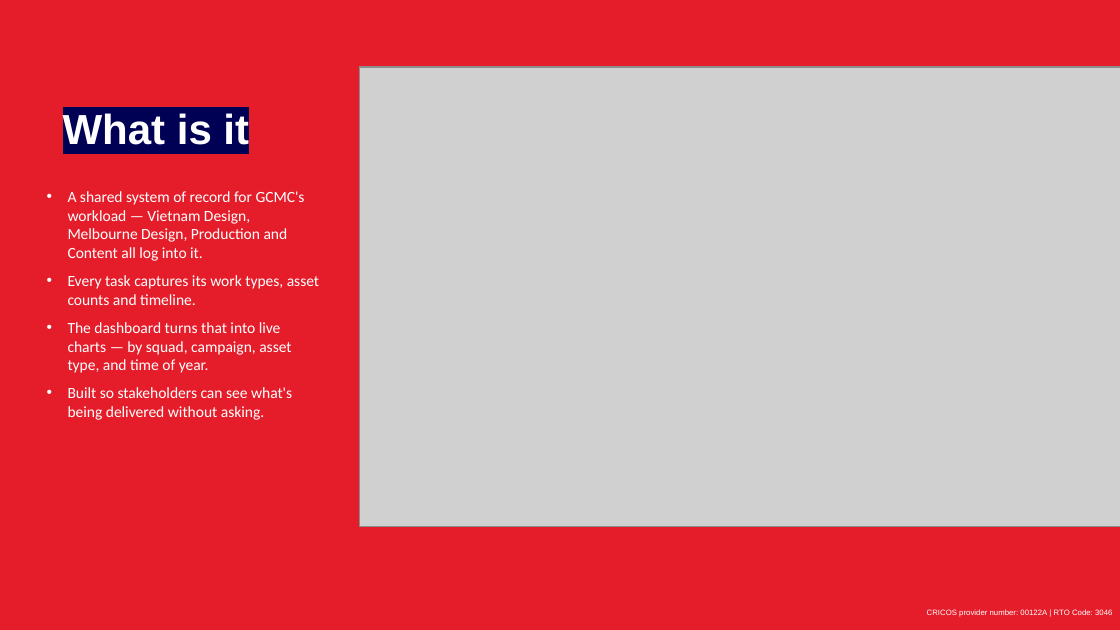
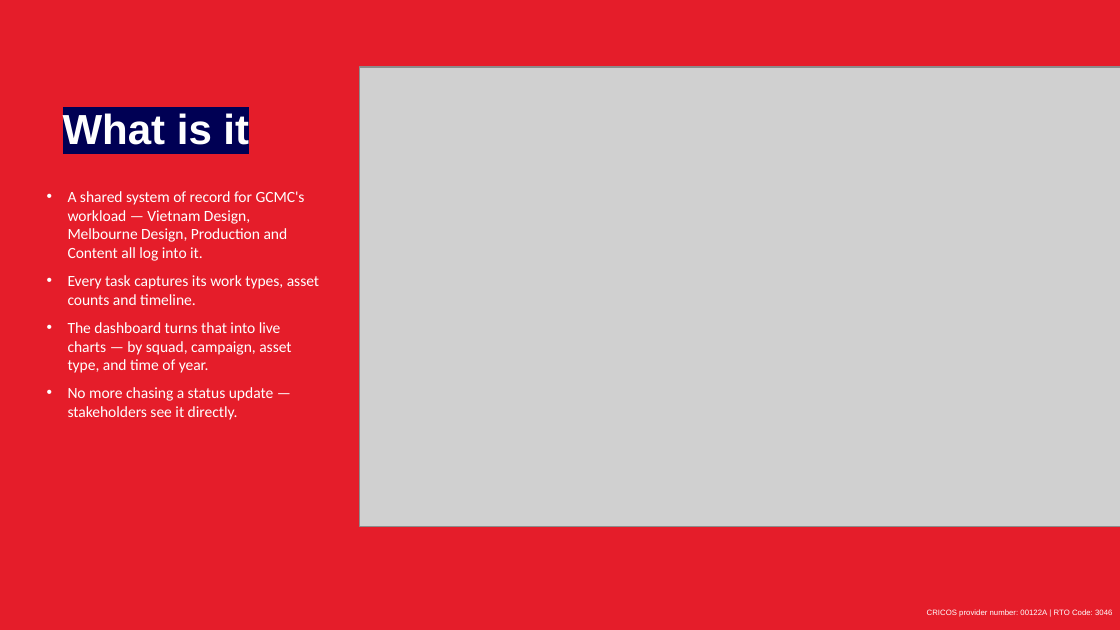
Before and after one commit to westmere7/Mel_WorkloadReport, a slide deck: slide 3 of Docs/Workload Report User Guide.pptx (slide 2 before the commit). Drawn at 1120x630 pixels with LibreOffice and Linux fonts; fonts in the diff are those of the drawing; grey boxes stand for pictures; background and template pictures are left out. Boxes give left, top, right and bottom in pixels: in the first picture for what was removed or moved away, otherwise in the second. Text is boxed around its words. In the diff, an @@ line names an element or a change of style, - is before the commit and + after.

```diff
--- a/Docs/Workload Report User Guide.pptx
+++ b/Docs/Workload Report User Guide.pptx
@@ text at [68,387,273,420]: text changed @@
-• Built so stakeholders can see what's being delivered without asking.
+• No more chasing a status update — stakeholders see it directly.
```
Also in this commit, not shown: 5 other slides changed, 10 slides added, 5 slides removed.
